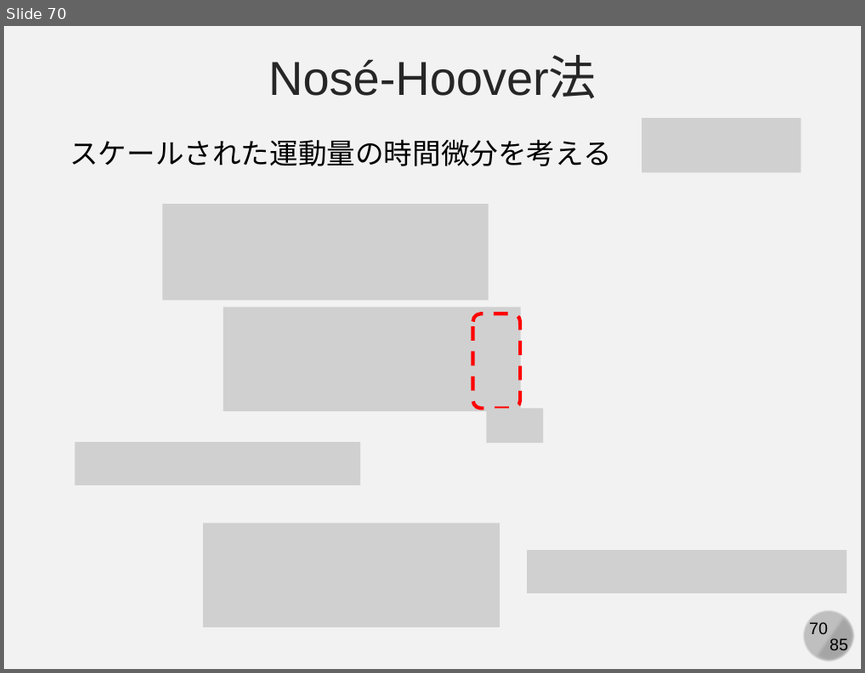
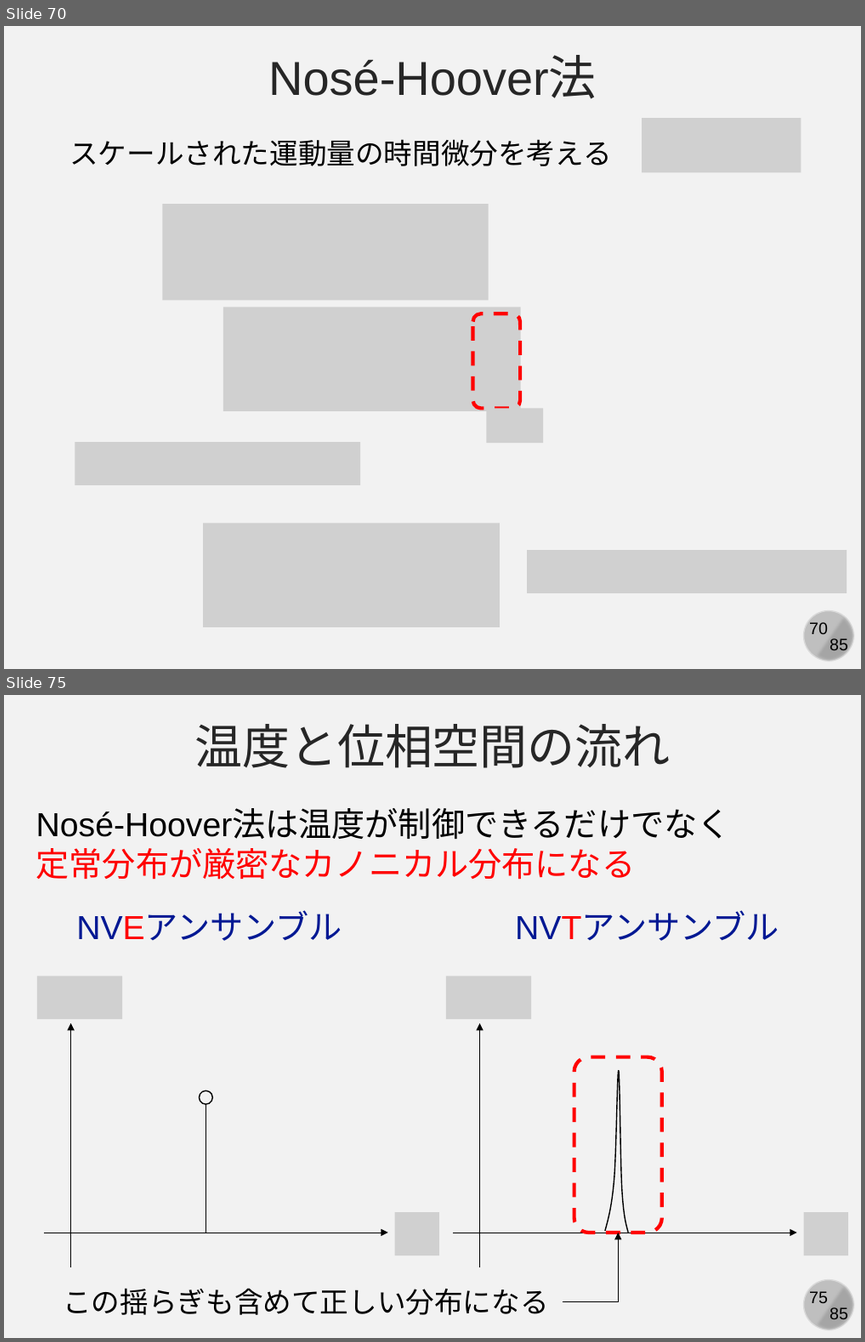
Before and after one commit to kaityo256/simulation_engineering, a slide deck: 06_md_observable/simulation06.pptx. Shown one above the other, each under a label of ours: slide 70 before the commit, slides 70 and 75 after it; the slides between them are not shown. The pictures are 865x673 and 865x1342 pixels, drawn with LibreOffice and Linux fonts; fonts in the diff are those of the drawing; grey boxes stand for pictures. Boxes give left, top, right and bottom in pixels: in the first picture for what was removed or moved away, otherwise in the second. Text is boxed around its words. In the diff, an @@ line names an element or a change of style, - is before the commit and + after.

```diff
--- a/06_md_observable/simulation06.pptx
+++ b/06_md_observable/simulation06.pptx
@@ slide 75 added at <box>4,695,861,1338</box>, background #F2F2F2; not listed: 4 template elements that a slide beside it also shows @@
@@ text added at <box>194,724,670,768</box>, 40 pt, text #262626 @@
+温度と位相空間の流れ
@@ text added at <box>36,810,731,879</box>, 28 pt, text #000000 @@
+Nosé-Hoover法は温度が制御できるだけでなく
+定常分布が厳密なカノニカル分布になる
@@ text added at <box>76,913,342,941</box>, 28 pt, text #011893 @@
+NVEアンサンブル
@@ text added at <box>515,913,778,941</box>, 28 pt, text #011893 @@
+NVTアンサンブル
@@ picture added at <box>37,976,122,1019</box> @@
@@ picture added at <box>446,976,531,1019</box> @@
@@ arrow added from (71, 1266) to (71, 1023), #000000 0.5 pt @@
@@ arrow added from (479, 1266) to (479, 1023), #000000 0.5 pt @@
@@ rounded rectangle added at <box>574,1056,661,1232</box>, outline #FF0000 3 pt dashed @@
@@ freeform shape added at <box>605,1071,628,1232</box>, outline #000000 1 pt @@
@@ ellipse added at <box>200,1091,213,1105</box>, outline #000000 1 pt @@
@@ line added from (206, 1232) to (206, 1104), #000000 0.5 pt @@
@@ picture added at <box>395,1212,439,1254</box> @@
@@ picture added at <box>803,1212,848,1254</box> @@
@@ arrow added from (44, 1232) to (388, 1232), #000000 0.5 pt @@
@@ arrow added from (453, 1232) to (796, 1232), #000000 0.5 pt @@
@@ elbow arrow added from (562, 1301) to (619, 1232), #000000 0.5 pt @@
@@ text added at <box>63,1287,548,1315</box>, 24 pt, text #000000 @@
+この揺らぎも含めて正しい分布になる
```
Also in this commit, not shown: 2 slides changed, 8 other slides added.
